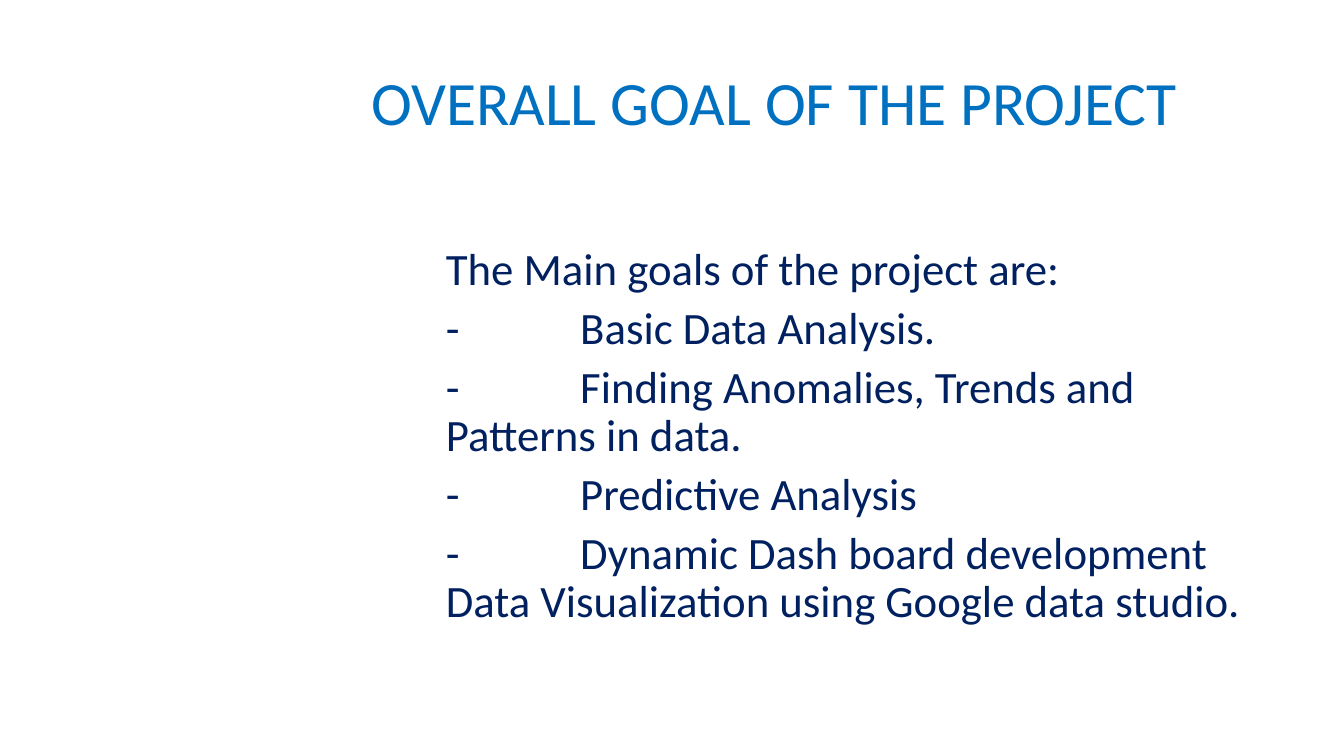
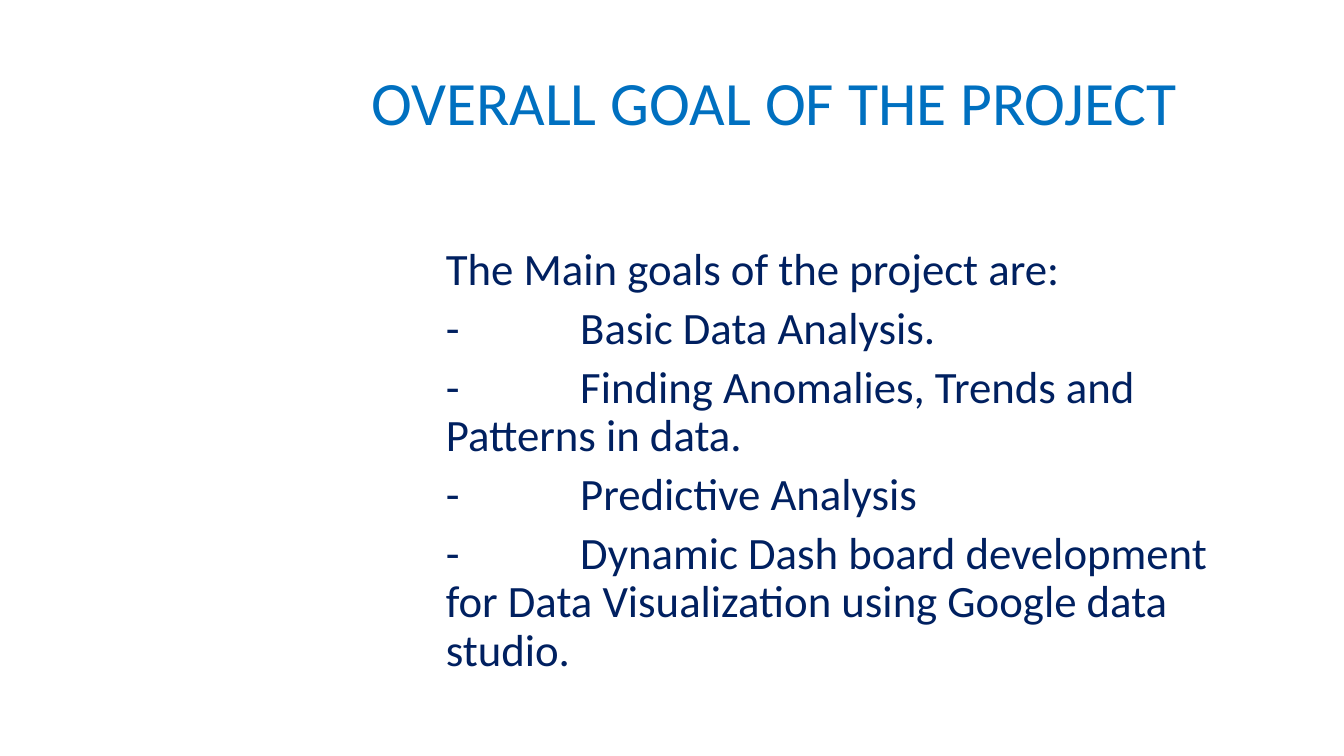
Before and after one commit to UNCG-CSE/G_Suite_Metrics, a slide deck: slide 3 of doc/Gsuite_final.pptx. Drawn at 1344x756 pixels with LibreOffice and Linux fonts; fonts in the diff are those of the drawing; background and template pictures are left out. Boxes give left, top, right and bottom in pixels: in the first picture for what was removed or moved away, otherwise in the second. Text is boxed around its words. In the diff, an @@ line names an element or a change of style, - is before the commit and + after.

```diff
--- a/doc/Gsuite_final.pptx
+++ b/doc/Gsuite_final.pptx
@@ text at [446,538,1207,667]: text changed @@
-  - Dynamic Dash board development Data Visualization using Google data studio.
+  - Dynamic Dash board development for Data Visualization using Google data studio.
```
